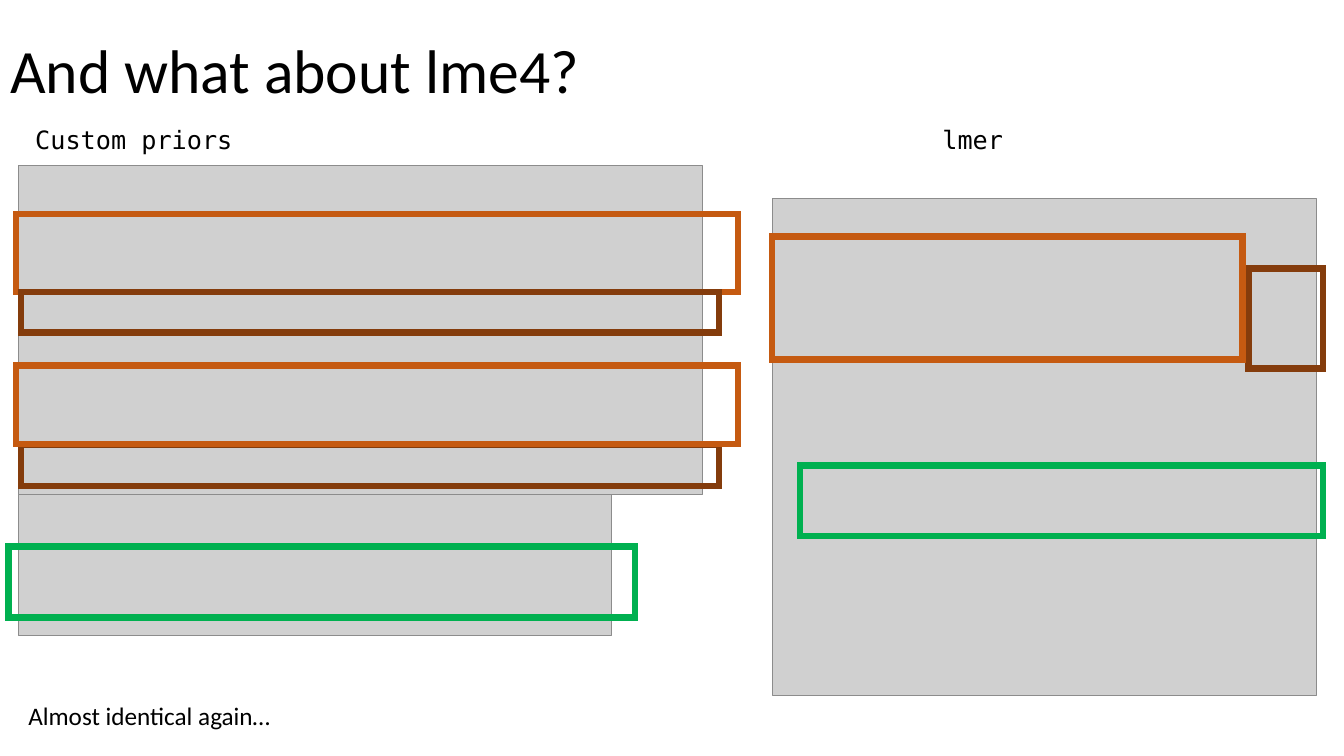
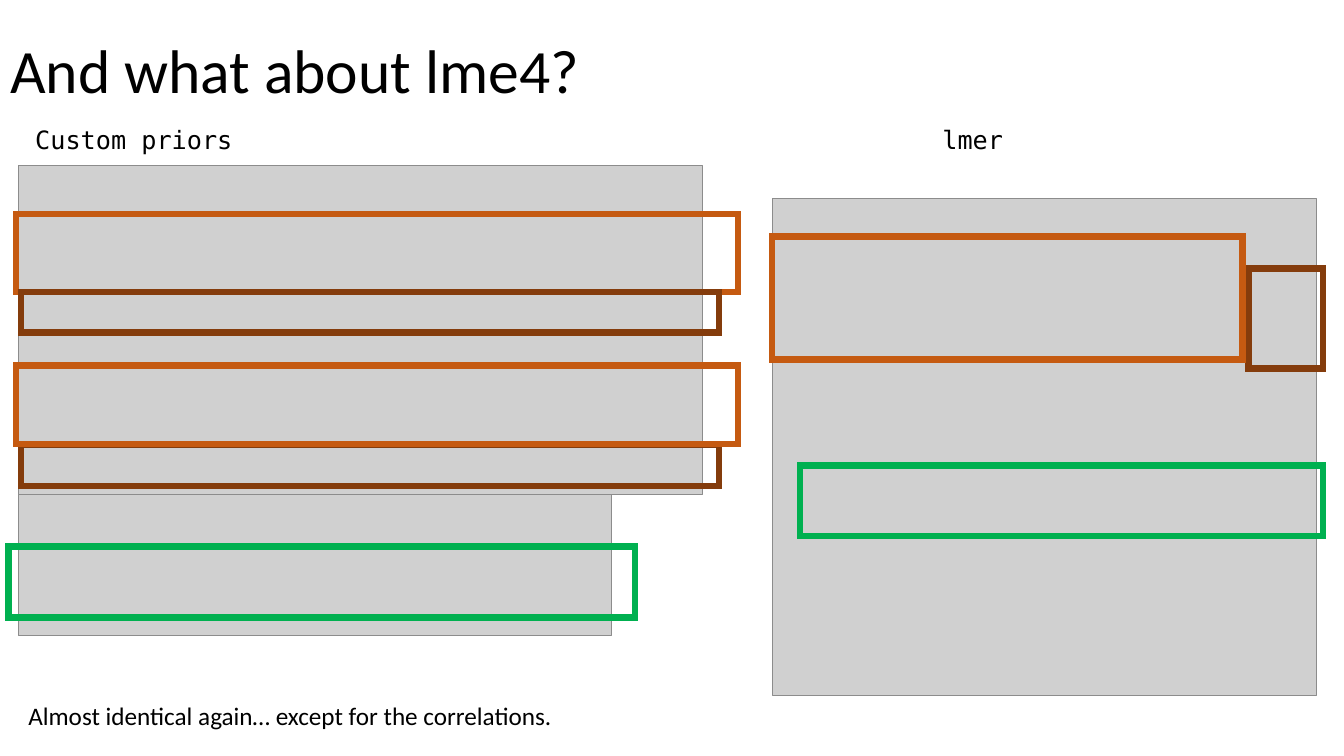
Before and after one commit to julianquandt/brms-intro-SIPS2019, a slide deck: slide 57 of intro_to_brms.pptx (slide 56 before the commit). Drawn at 1344x756 pixels with LibreOffice and Linux fonts; fonts in the diff are those of the drawing; grey boxes stand for pictures. Boxes give left, top, right and bottom in pixels: in the first picture for what was removed or moved away, otherwise in the second. Text is boxed around its words. In the diff, an @@ line names an element or a change of style, - is before the commit and + after.

```diff
--- a/intro_to_brms.pptx
+++ b/intro_to_brms.pptx
@@ text at (28,707,551,730): text changed @@
-Almost identical again…
+Almost identical again… except for the correlations.
```
Also in this commit, not shown: 6 other slides changed, 4 slides added, 1 slide removed, 1 other file.
